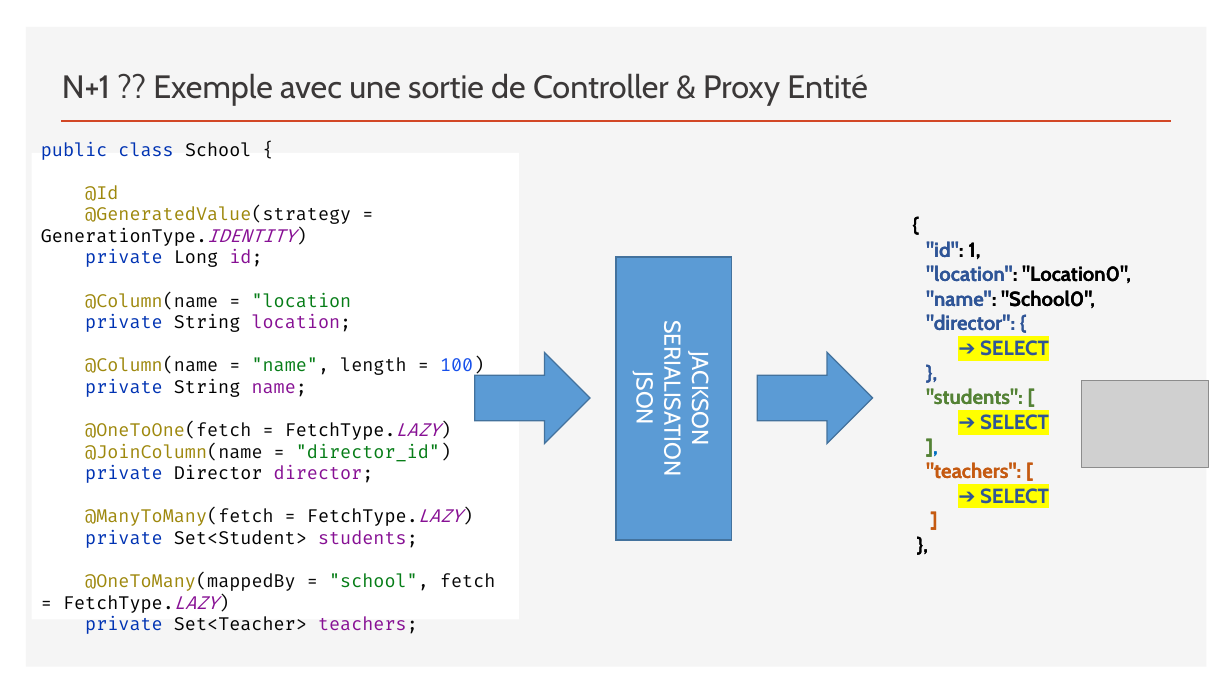
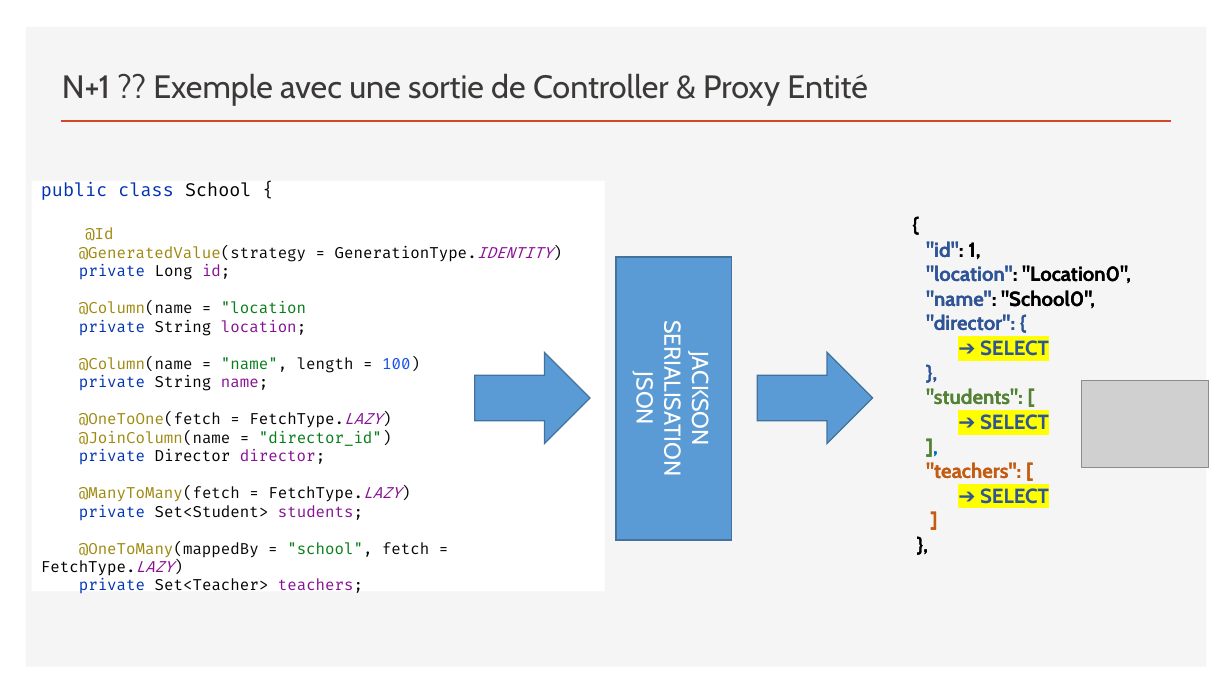
Before and after one commit to sebzuki/hibernate, a slide deck: slide 12 of JPA-HIBERNATE.pptx. Drawn at 1232x693 pixels with LibreOffice and Linux fonts; fonts in the diff are those of the drawing; grey boxes stand for pictures. Boxes give left, top, right and bottom in pixels: in the first picture for what was removed or moved away, otherwise in the second. Text is boxed around its words. In the diff, an @@ line names an element or a change of style, - is before the commit and + after.

```diff
--- a/JPA-HIBERNATE.pptx
+++ b/JPA-HIBERNATE.pptx
@@ rectangle "public class School { @Id ..." resized from (x1=31, y1=152, x2=518, y2=619) to (x1=31, y1=181, x2=604, y2=592) @@
@@ rectangle "public class School { @Id ..." at (x1=31, y1=181, x2=604, y2=592): size 14 to 12 pt @@
```
Also in this commit, not shown: 1 slide added.
